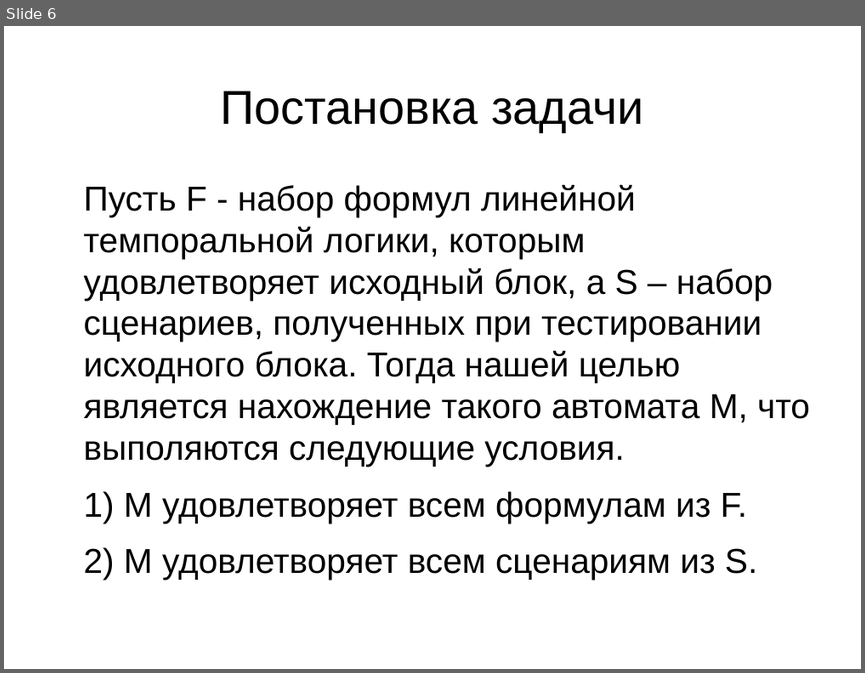
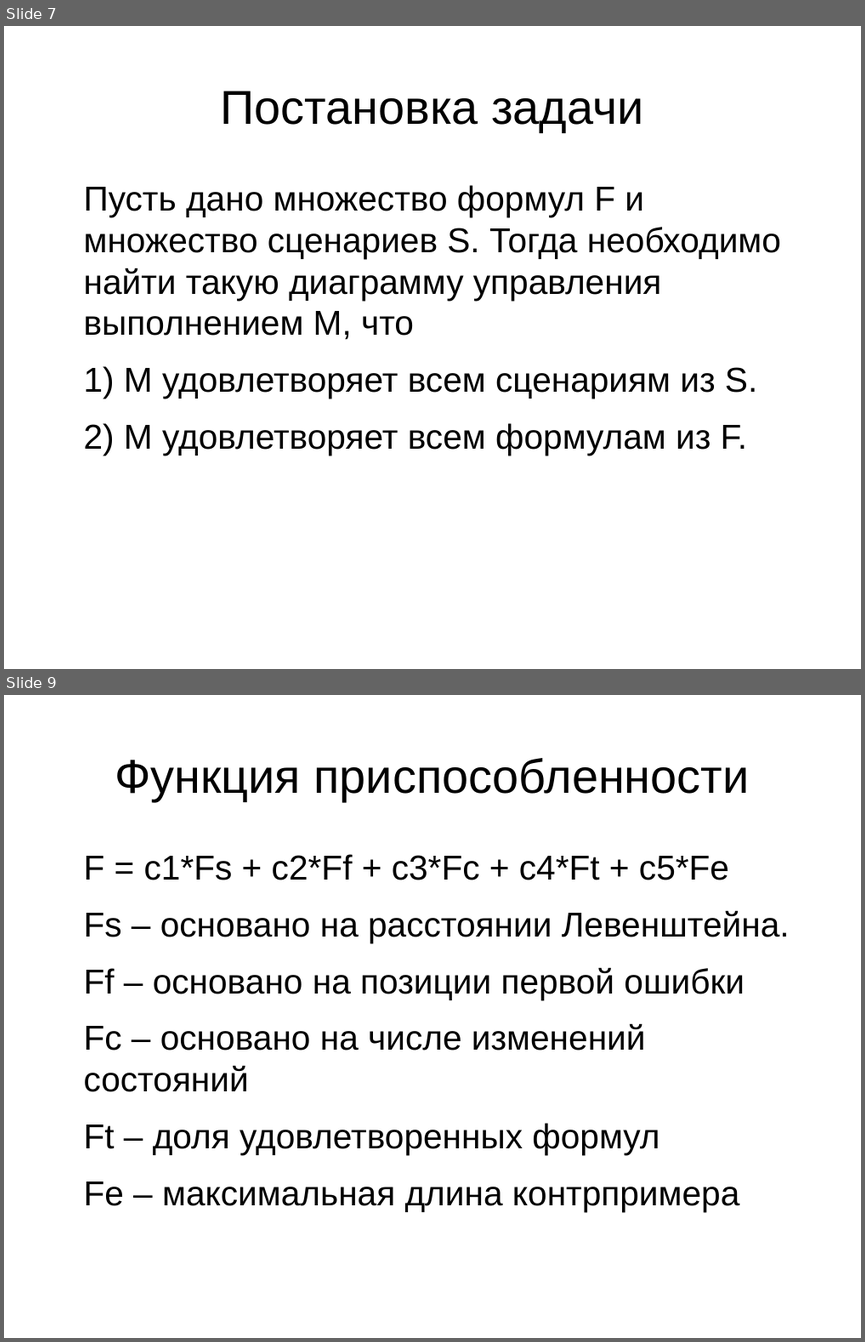
Before and after one commit to V1489Cygni/spec2fb, a slide deck: Presentation.odp. Shown one above the other, each under a label of ours: slide 6 before the commit, slides 7 and 9 after it; the slides between them are not shown. The pictures are 865x673 and 865x1342 pixels, drawn with LibreOffice and Linux fonts; fonts in the diff are those of the drawing. Boxes give left, top, right and bottom in pixels: in the first picture for what was removed or moved away, otherwise in the second. Text is boxed around its words. In the diff, an @@ line names an element or a change of style, - is before the commit and + after.

```diff
--- a/Presentation.odp
+++ b/Presentation.odp
@@ slide 9 added at (4, 695, 861, 1338), background #FFFFFF @@
@@ title added at (114, 758, 749, 801), 44 pt, text #000000 @@
+Функция приспособленности
@@ text added at (84, 854, 789, 1211), 32 pt, text #000000 @@
+F = c1*Fs + c2*Ff + c3*Fc + c4*Ft + c5*Fe
+Fs – основано на расстоянии Левенштейна.
+Ff – основано на позиции первой ошибки
+Fc – основано на числе изменений состояний
+Ft – доля удовлетворенных формул
+Fe – максимальная длина контрпримера
@@ what was slide 6 is now slide 7 @@
@@ slide 7 changed as well @@
@@ text at (84, 185, 781, 455): text changed @@
-Пусть F - набор формул линейной темпоральной логики, которым удовлетворяет исходный блок, а S – набор сценариев, полученных при тестировании исходного блока. Тогда нашей целью является нахождение такого автомата M, что выполяются следующие условия.
-1) M удовлетворяет всем формулам из F.
-2) M удовлетворяет всем сценариям из S.
+Пусть дано множество формул F и множество сценариев S. Тогда необходимо найти такую диаграмму управления выполнением M, что
+1) M удовлетворяет всем сценариям из S.
+2) M удовлетворяет всем формулам из F.
```
Also in this commit, not shown: 7 other slides changed, 8 other slides added, 16 slides removed, 3 other files.
